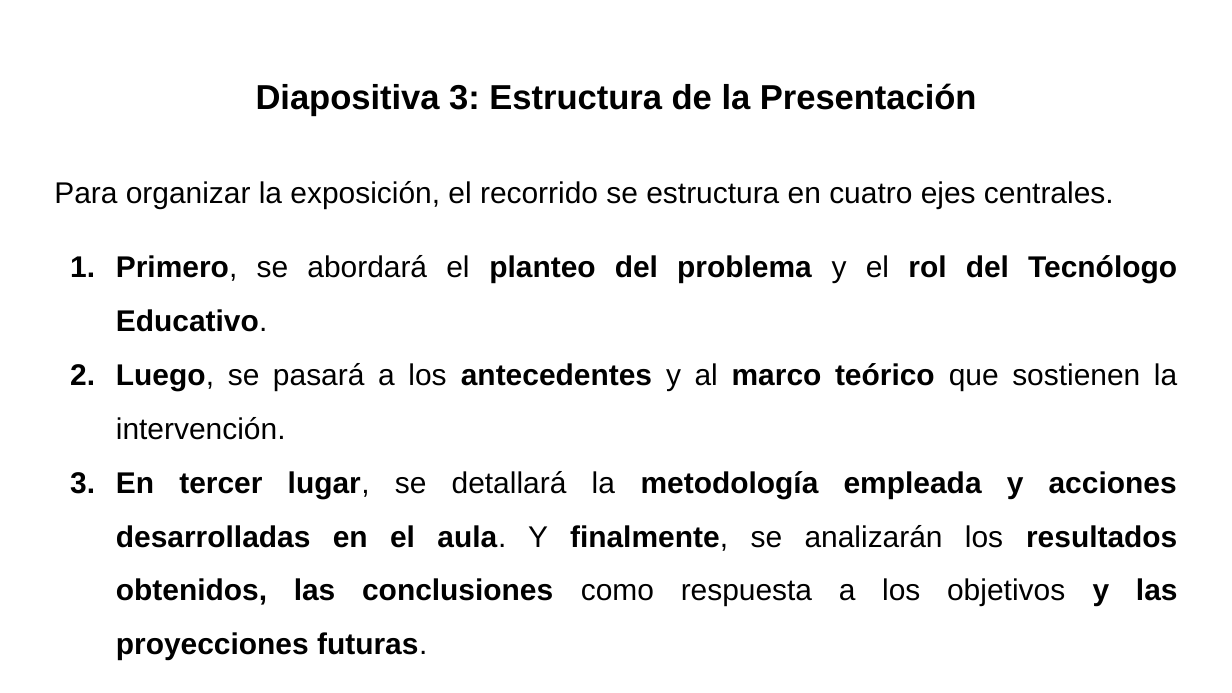
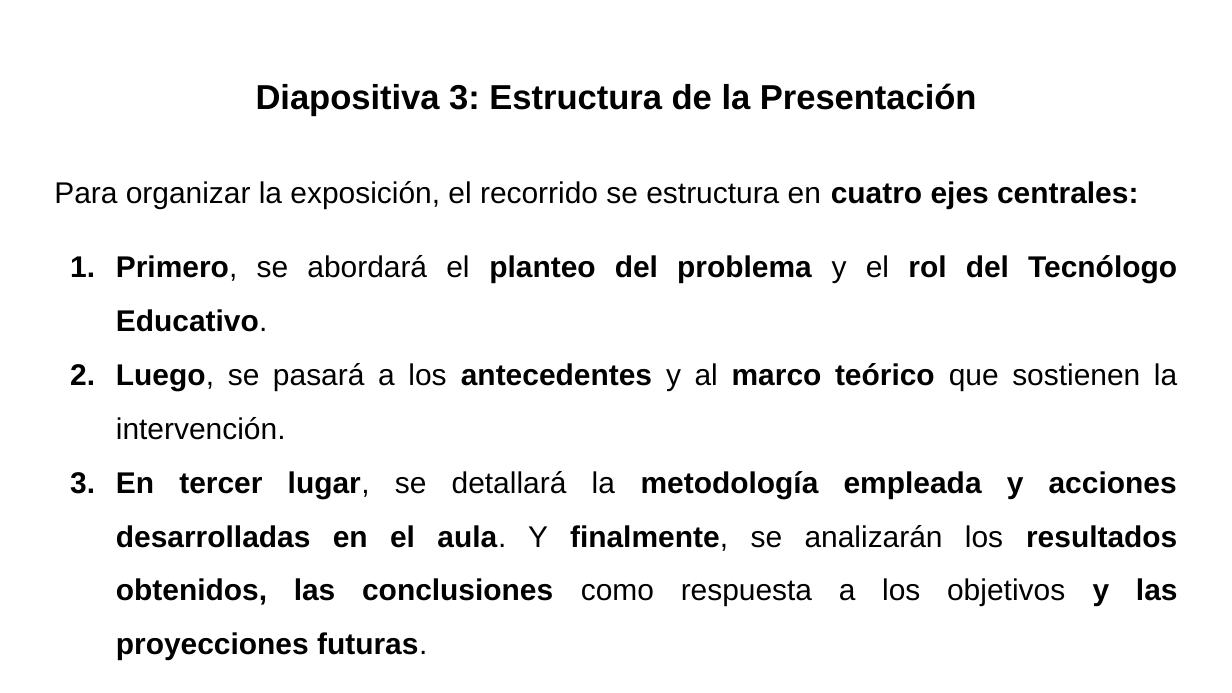
Before and after one commit to gabrielinuz/gabrielinuz.github.io, a slide deck: slide 4 of doc/GUION_DE_DEFENSA_LTE.pptx. Drawn at 1232x693 pixels with LibreOffice and Linux fonts; fonts in the diff are those of the drawing. Boxes give left, top, right and bottom in pixels: in the first picture for what was removed or moved away, otherwise in the second. Text is boxed around its words. In the diff, an @@ line names an element or a change of style, - is before the commit and + after.

```diff
--- a/doc/GUION_DE_DEFENSA_LTE.pptx
+++ b/doc/GUION_DE_DEFENSA_LTE.pptx
@@ text at <box>54,181,1138,208</box>: text changed @@
-Para organizar la exposición, el recorrido se estructura en cuatro ejes centrales.
+Para organizar la exposición, el recorrido se estructura en cuatro ejes centrales:
```
Also in this commit, not shown: 9 other slides changed, 1 slide removed, 1 other file.
